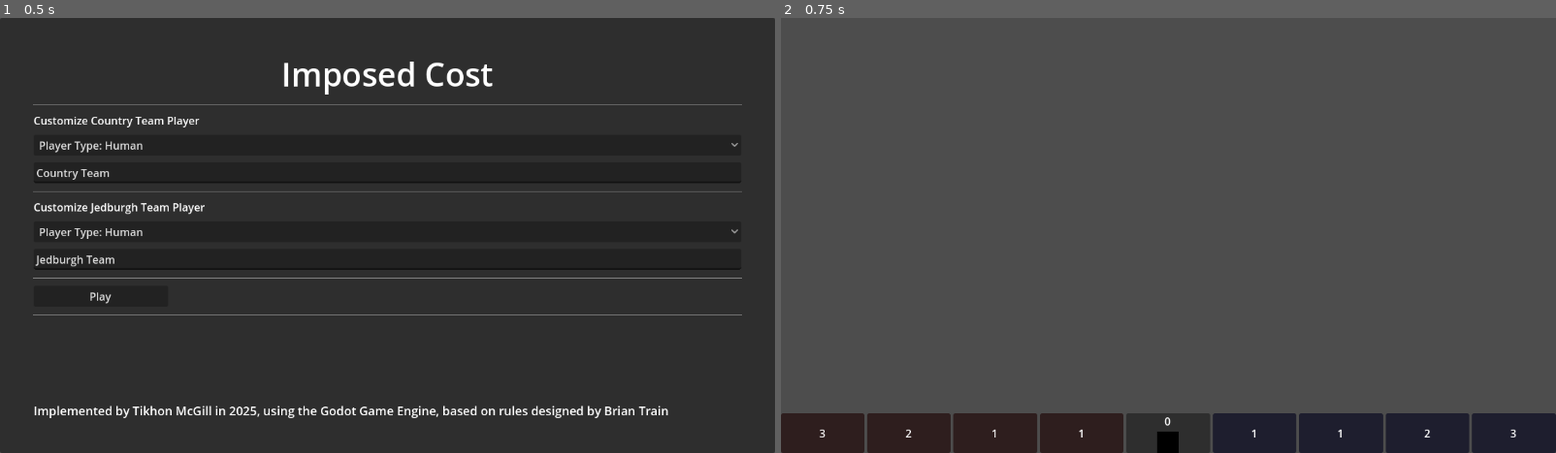
Above: before the commit, frames 1-2 (left to right).
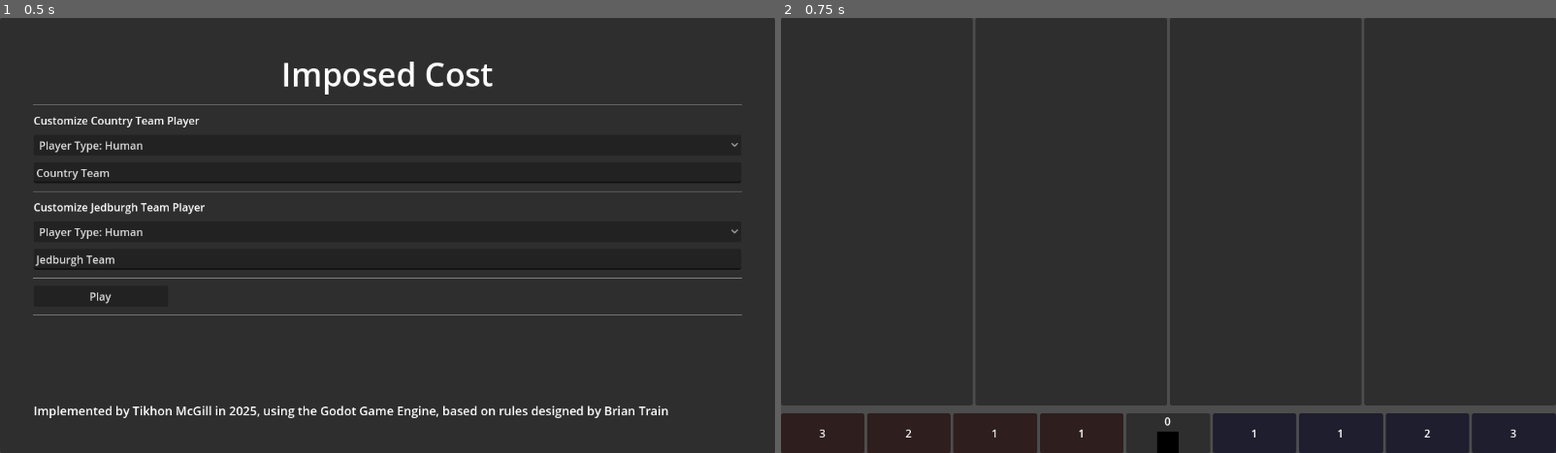
Above: after the commit, the same moments.

Repository: TikhonMcGill/ImposedCost
Game: Godot game, scene res://assets/scenes/main_menu/main_menu.tscn
The game is run twice, just before and just after one commit, with the same random seed, the same clock (stepped at 60 frames per second) and the same inputs. The engine's default icon, where the game draws it, is replaced by a stand-in: a white triangle on a blue panel in a dark square.
Inputs:
- Up to frame 1 (0.5 s): no input
- Up to frame 2 (0.75 s): click "Play" at 0.5 s

Frame 1 is identical in both runs. In frame 2, 88% of the frame differs, in the area x 0-100%, y 0-90%.
Error in both runs: Assertion failed: Human, Utility, Minimax not Implemented yet (res://assets/scenes/game/game.gd:20)

Commit message:
Make Game use SelectProjectMove for containers

Diff:
--- a/assets/scenes/game/game.gd
+++ b/assets/scenes/game/game.gd
@@ -55,18 +55,6 @@
 
 #Handle a Move being taken by the Game
 func handle_move_taken(move: Move) -> void:
-	if move is SelectProjectsMove:
-		var projects: Array[Project] = game_state.projects
-
-		assert(len(projects) == 4, "Project Sizes != 4 not Supported Yet")
-
-		var letter_indices: PackedStringArray = ["A","B","C","D"]
-
-		#Create Project Containers for each Project
-		for i: int in range(len(projects)):
-			var new_cont: ProjectContainer = create_project_container(projects[i])
-			new_cont.project_label.text = "Project %s" % letter_indices[i]
-
 	do_next_move()
 
 #Do the next move
@@ -84,10 +72,23 @@
 func handle_jedburgh_player_move(move: Move) -> void:
 	game_state.make_move(move)
 
-func create_project_container(project: Project) -> ProjectContainer:
+#Create a Project Container, inserting it into a specific slot
+func create_project_container(project: Project, slot: int) -> ProjectContainer:
+	var letter_indices: PackedStringArray = ["A","B","C","D"]
+
+	#Create a Project Container for the Project
 	var new_container: ProjectContainer = PROJECT_CONTAINER_SCENE.instantiate()
-	project_container_container.add_child(new_container)
+
+	#If the Container for the relevant Project Slot is occupied, delete its children
+	var project_container: PanelContainer = project_container_container.get_child(slot)
+	if project_container.get_child_count() > 0:
+		for c: Node in project_container.get_children():
+			c.queue_free()
+	project_container.add_child(new_container)
+
 	new_container.set_project(project)
+	new_container.project_label.text = "Project %s" % letter_indices[slot]
+
 	return new_container
 
 func _setup_game() -> void:
@@ -96,6 +97,7 @@
 
 	game_state.setup_game()
 	game_state.move_taken.connect(handle_move_taken)
+	game_state.project_set.connect(create_project_container)
 	game_state.host_nation_influence_changed.connect(host_nation_influence_track.set_hn_influence)
 
 	country_team_player.take_turn()
--- a/assets/scenes/game/game.tscn
+++ b/assets/scenes/game/game.tscn
@@ -17,5 +17,21 @@
 layout_mode = 2
 size_flags_vertical = 3
 
+[node name="ProjectAContainer" type="PanelContainer" parent="GameBoard/ProjectContainerContainer"]
+layout_mode = 2
+size_flags_horizontal = 3
+
+[node name="ProjectBContainer" type="PanelContainer" parent="GameBoard/ProjectContainerContainer"]
+layout_mode = 2
+size_flags_horizontal = 3
+
+[node name="ProjectCContainer" type="PanelContainer" parent="GameBoard/ProjectContainerContainer"]
+layout_mode = 2
+size_flags_horizontal = 3
+
+[node name="ProjectDContainer" type="PanelContainer" parent="GameBoard/ProjectContainerContainer"]
+layout_mode = 2
+size_flags_horizontal = 3
+
 [node name="HostNationInfluenceTrack" parent="GameBoard" instance=ExtResource("2_0bv3r")]
 layout_mode = 2
--- a/assets/scripts/game_state/game_state.gd
+++ b/assets/scripts/game_state/game_state.gd
@@ -6,6 +6,7 @@
 signal card_drawn(card: Card) ##Emitted when a Card is drawn
 signal move_taken(move: Move) ##Emitted when a Move has been Taken
 signal host_nation_influence_changed(new_hn_influence: int) ##Emitted when HN Influence Changes
+signal project_set(project: Project, slot: int) ##Emitted when a Specific Project is set in a specific slot
 
 enum TEAM{
 	COUNTRY,
@@ -419,6 +420,7 @@
 		projects[move.project_slot] = new_project
 
 		print("Project Selected: %s, Put into Slot %s" % [move.project_card_to_select.card_name, slot_names[move.project_slot]])
+		project_set.emit(new_project, move.project_slot)
 
 		if current_phase == PHASE.SETUP:
 			if _do_unset_projects_exist() == true:
